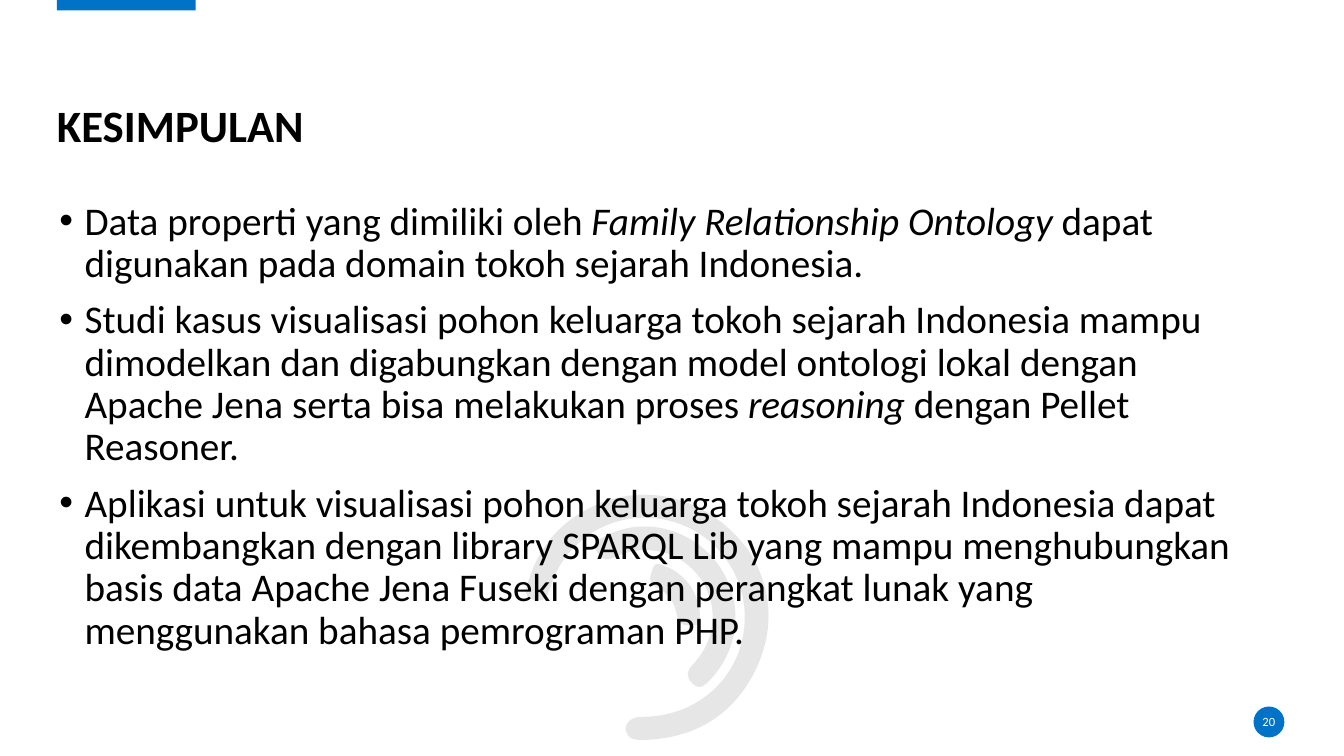
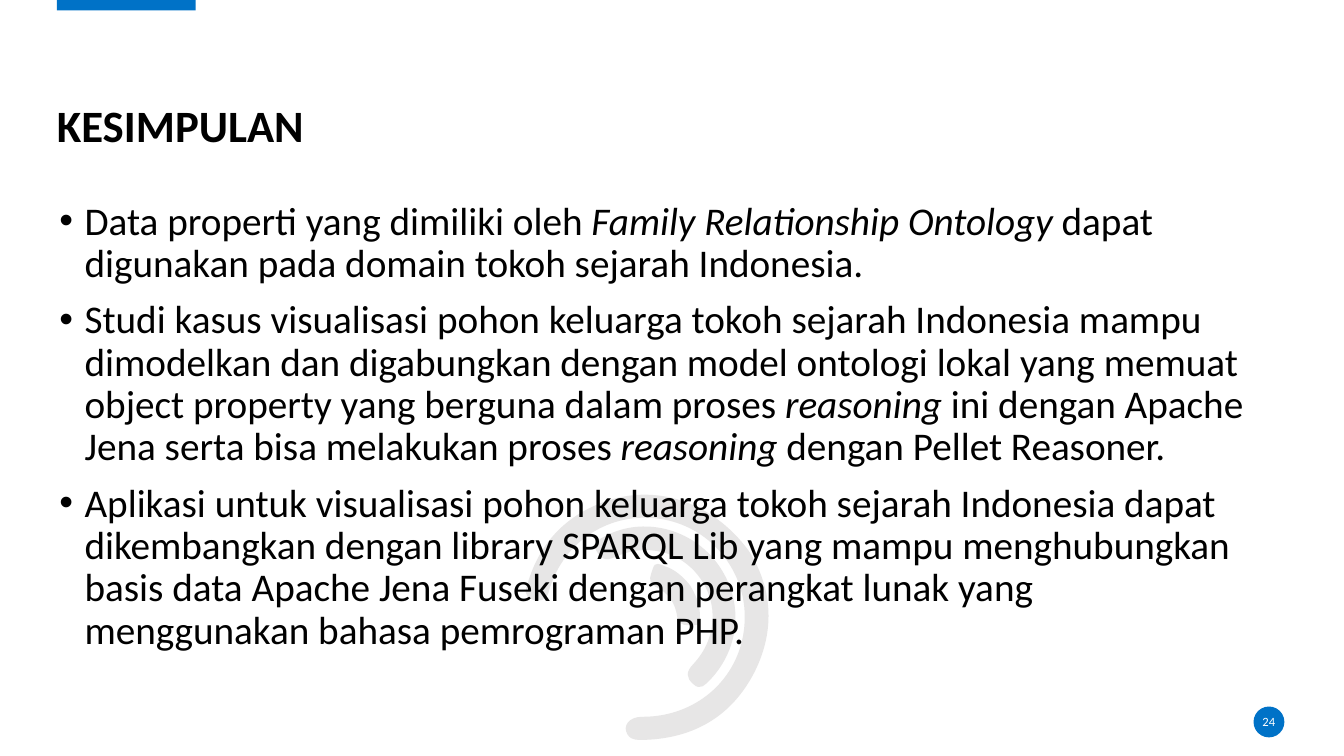
Before and after one commit to karyoutomoo/The-Tree-of-Heroes, a slide deck: slide 24 of 05111540000007-Faiq-Presentasi.pptx (slide 20 before the commit). Drawn at 1344x756 pixels with LibreOffice and Linux fonts; fonts in the diff are those of the drawing; background and template pictures are left out. Boxes give left, top, right and bottom in pixels: in the first picture for what was removed or moved away, otherwise in the second. Text is boxed around its words. In the diff, an @@ line names an element or a change of style, - is before the commit and + after.

```diff
--- a/05111540000007-Faiq-Presentasi.pptx
+++ b/05111540000007-Faiq-Presentasi.pptx
@@ text at bbox=[85, 305, 1244, 467]: text changed @@
-• Studi kasus visualisasi pohon keluarga tokoh sejarah Indonesia mampu dimodelkan dan digabungkan dengan model ontologi lokal dengan Apache Jena serta bisa melakukan proses reasoning dengan Pellet Reasoner.
+• Studi kasus visualisasi pohon keluarga tokoh sejarah Indonesia mampu dimodelkan dan digabungkan dengan model ontologi lokal yang memuat object property yang berguna dalam proses reasoning ini dengan Apache Jena serta bisa melakukan proses reasoning dengan Pellet Reasoner.
@@ page number at bbox=[1262, 718, 1275, 726]: text changed @@
-20
+24
```
Also in this commit, not shown: 3 other slides changed, 4 slides added.
